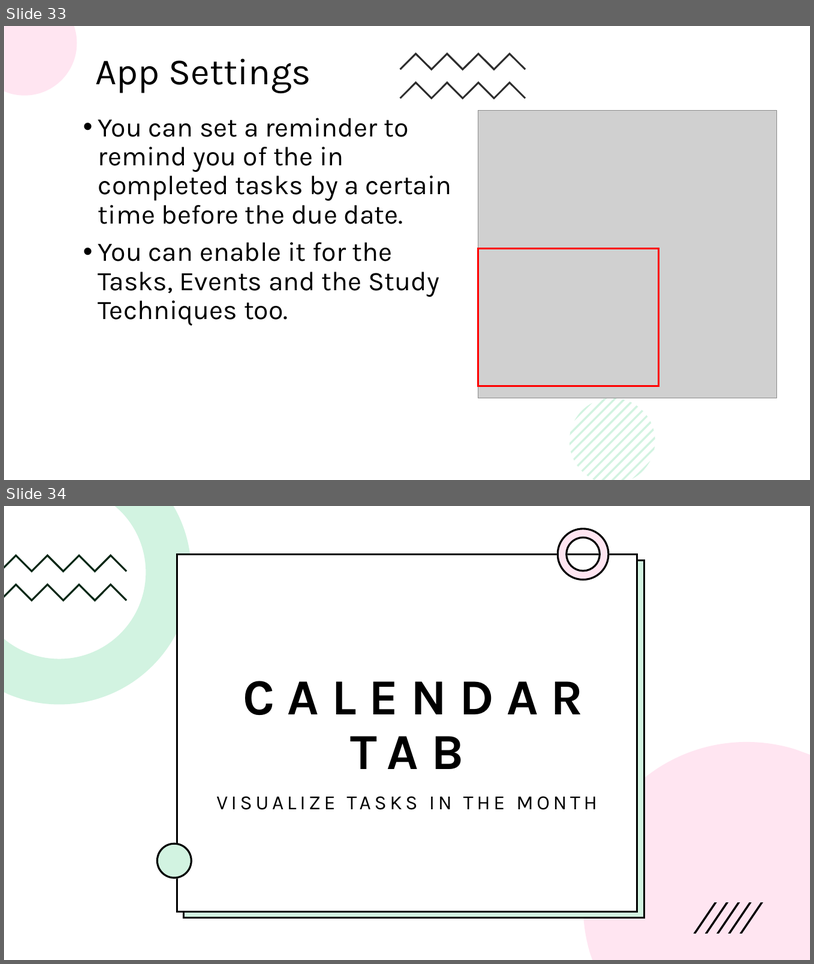
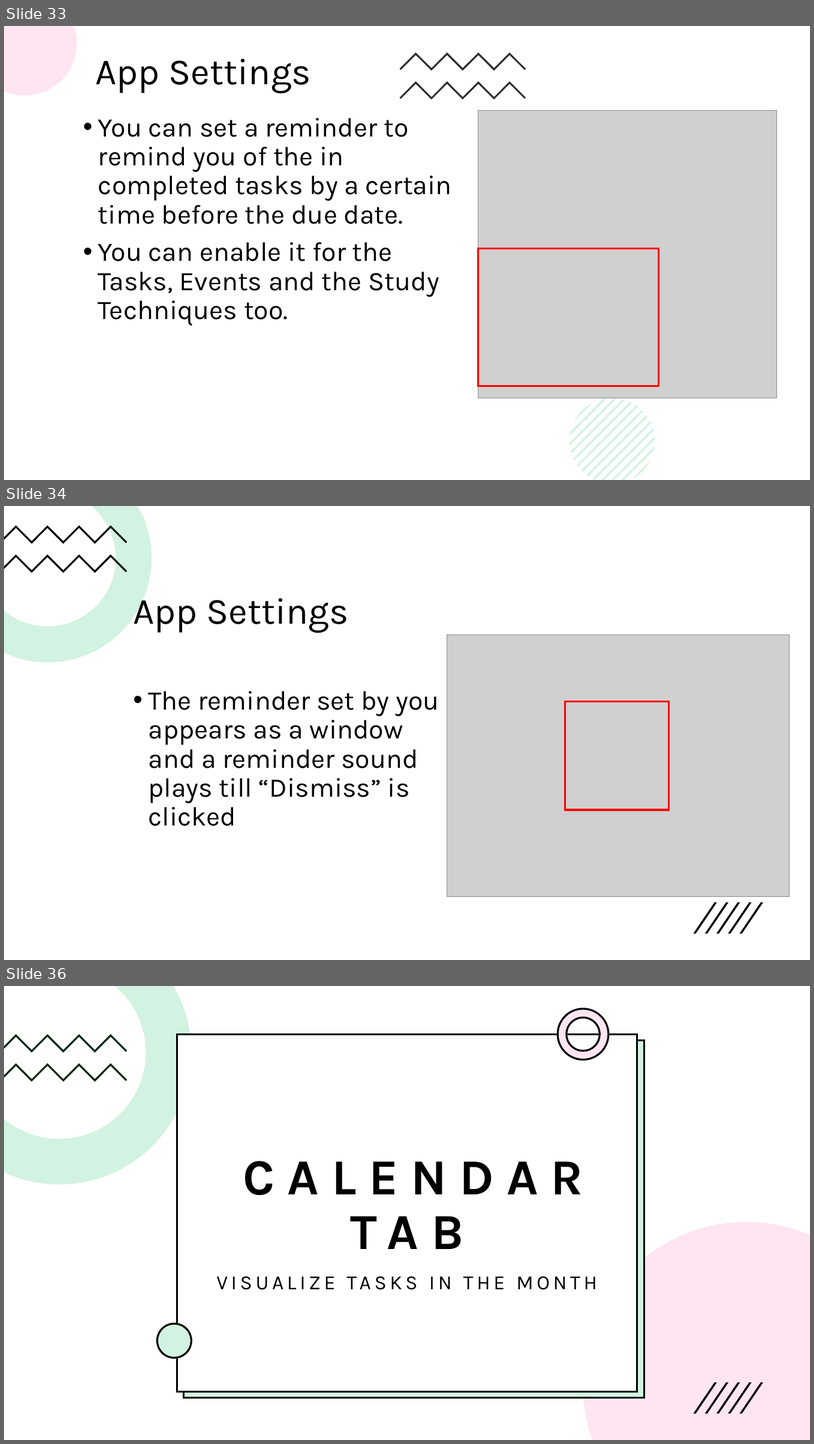
Before and after one commit to BadrGello/Task-Management-App, a slide deck: Documents/Final presentation.pptx. Shown one above the other, each under a label of ours: slides 33 and 34 before the commit, slides 33, 34 and 36 after it; the slides between them are not shown. The pictures are 814x964 and 814x1444 pixels, drawn with LibreOffice and Linux fonts; fonts in the diff are those of the drawing; grey boxes stand for pictures. Boxes give left, top, right and bottom in pixels: in the first picture for what was removed or moved away, otherwise in the second. Text is boxed around its words. In the diff, an @@ line names an element or a change of style, - is before the commit and + after.

Commit message:
Update the final presentation

```diff
--- a/Documents/Final presentation.pptx
+++ b/Documents/Final presentation.pptx
@@ slide 34 added at [4,506,810,960], background #FFFFFF; not listed: 5 template elements that a slide beside it also shows @@
@@ rectangle added at [4,506,810,960], fill #FFFFFF @@
@@ freeform shape added at [4,506,152,662], fill #FFFFFF @@
@@ freeform shape added at [4,506,152,662], fill #21C46B at 20% opacity @@
@@ freeform shape added at [4,525,128,544], fill #000000 @@
@@ freeform shape added at [4,555,128,573], fill #000000 @@
@@ title added at [133,591,349,633], 44 pt, text #000000 @@
+App Settings
@@ picture added at [447,635,790,896] @@
@@ text added at [149,691,439,826], 32 pt, text #000000 @@
+• The reminder set by you appears as a window and a reminder sound plays till “Dismiss” is clicked
@@ rectangle added at [566,702,669,810], outline #FF0000 2.25 pt @@
@@ group added at [693,902,764,933]: 5 freeform shapes @@
@@ what was slide 34 is now slide 36 @@
```
Also in this commit, not shown: 1 other slide added.
